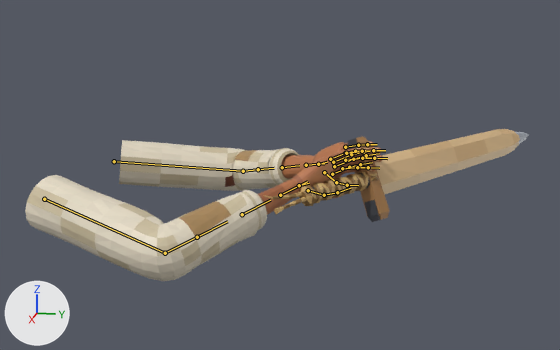
Before and after pictures for a commit that changed the glTF model public/assets/models/driftwood-fp/fp-arms.glb.
Camera for both pictures: a 50 mm lens placed at (1.518, 0.789, 0.218), pointed at (-0.029, 0.479, -0.168). Every picture has the same lights, and +X, +Y and +Z are marked at lower left. The picture after the commit comes second. Both versions are drawn at frame 4 of the action 'swimStroke'; the numbers are the values there. The bones that change, and the others that lie on the model, are drawn over the model as lines.

The first picture shows 'arms', 'sword_iron', 'sword_wood'.
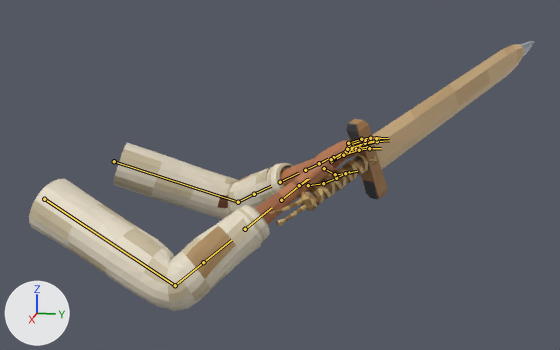
ob_r_weapon is not drawn itself; it is the parent of ob_sword_wood, ob_sword_iron.

Where the change shows, as pixel boxes (x1, y1, x2, y2) in the pictures (560 x 350 px):
```json
{"object": "arms", "change": "posed", "before": [25, 140, 383, 281], "after": [29, 138, 375, 311], "on screen": "23% taller"}
{"object": "sword_wood", "change": "posed", "before": [277, 129, 520, 220], "after": [277, 44, 525, 225], "on screen": "98% taller"}
{"object": "sword_iron", "change": "posed", "before": [263, 132, 529, 222], "after": [266, 41, 534, 226], "on screen": "104% taller"}
{"bone": "R_upperarm", "before": "(44, 199) to (165, 253)", "after": "(44, 199) to (175, 285)"}
{"bone": "L_upperarm", "before": "(114, 161) to (243, 171)", "after": "(114, 161) to (238, 202)"}
```

The change, as JSON lines over the scene's bpy script:
```json
{"block": "bone_r_upperarm", "where": "bone_r_upperarm = bpy.data.objects['vm_root'].pose.bones['R_upperarm']  # child of 'R_shoulder'"}
{"op": "set", "path": "bone_r_upperarm.rotation_quaternion", "old": "(-0.928, -0.082, 0.289, 0.221)", "new": "(0.989, 0.082, -0.105, -0.063)", "note": "degrees (19, -30, -32) -> degrees (10, -11, -8)"}
{"block": "bone_l_upperarm", "where": "bone_l_upperarm = bpy.data.objects['vm_root'].pose.bones['L_upperarm']  # child of 'L_shoulder'"}
{"op": "set", "path": "bone_l_upperarm.rotation_quaternion", "old": "(0.923, -0.064, 0.282, -0.254)", "new": "(0.987, -0.075, 0.084, -0.116)", "note": "degrees (-17, 29, -35) -> degrees (-10, 9, -14)"}
```
